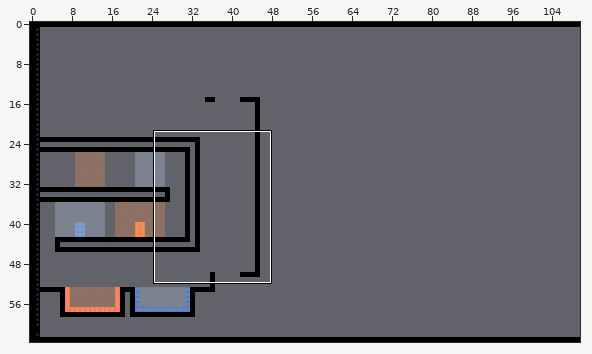
Level history. Tiled map: IndieSpeedRun/IndieSpeedRun/IndieSpeedRunContent/maps/level3_2.tmx. Above, an overview of the earlier version with the close-up marked.
Close-up. The starting point:
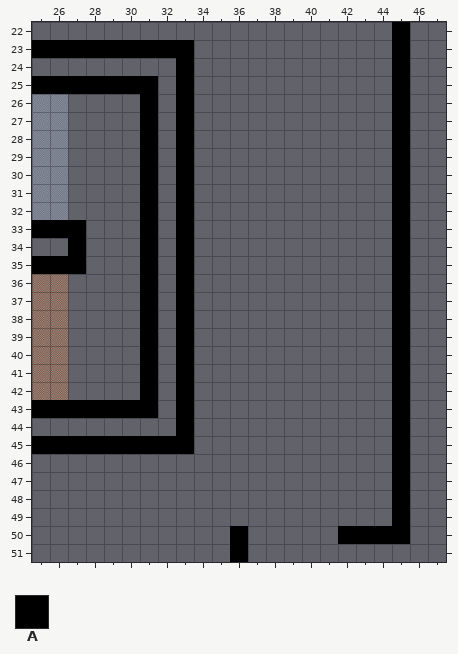
Cells are 32x32 px. Shown: x 25..47, y 22..51.
Key: from "tiles2-01": A 0.
_ is an empty cell.
Layers that did not change in this view are not listed.
Layer "Gameplay" before, first column x 25:
22 ____________________A__
23 AAAAAAAAA___________A__
24 ________A___________A__
25 AAAAAAA_A___________A__
26 ______A_A___________A__
27 ______A_A___________A__
28 ______A_A___________A__
29 ______A_A___________A__
30 ______A_A___________A__
31 ______A_A___________A__
32 ______A_A___________A__
33 AAA___A_A___________A__
34 __A___A_A___________A__
35 AAA___A_A___________A__
36 ______A_A___________A__
37 ______A_A___________A__
38 ______A_A___________A__
39 ______A_A___________A__
40 ______A_A___________A__
41 ______A_A___________A__
42 ______A_A___________A__
43 AAAAAAA_A___________A__
44 ________A___________A__
45 AAAAAAAAA___________A__
46 ____________________A__
47 ____________________A__
48 ____________________A__
49 ____________________A__
50 ___________A_____AAAA__
51 ___________A___________
After the commit:
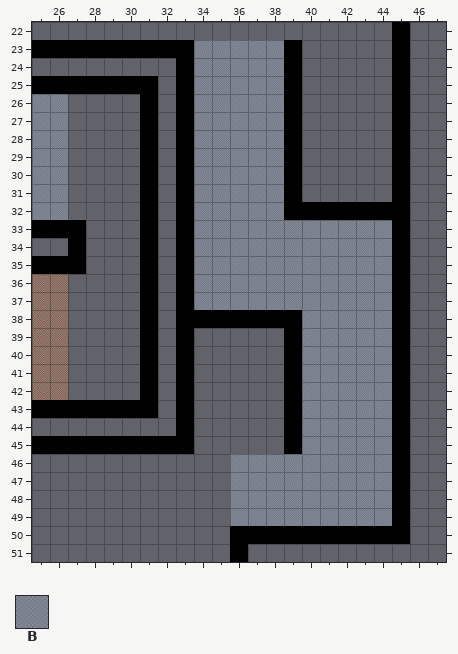
Further tiles: from "temphaze-01": B 0.
See-through tiles are keyed as they look on the map.
What changed:
Changed rows in their new state; . is an unchanged cell.
Layer "Background":
first column x 34:
23 BBBBB......
24 BBBBB......
25 BBBBB......
26 BBBBB......
27 BBBBB......
28 BBBBB......
29 BBBBB......
30 BBBBB......
31 BBBBB......
32 BBBBB......
33 BBBBBBBBBBB
34 BBBBBBBBBBB
35 BBBBBBBBBBB
36 BBBBBBBBBBB
37 BBBBBBBBBBB
38 ......BBBBB
39 ......BBBBB
40 ......BBBBB
41 ......BBBBB
42 ......BBBBB
43 ......BBBBB
44 ......BBBBB
45 ......BBBBB
46 ..BBBBBBBBB
47 ..BBBBBBBBB
48 ..BBBBBBBBB
49 ..BBBBBBBBB
Layer "Gameplay":
first column x 39:
23 A.....
24 A.....
25 A.....
26 A.....
27 A.....
28 A.....
29 A.....
30 A.....
31 A.....
32 AAAAAA
first column x 34:
38 AAAAAA
39 .....A
40 .....A
41 .....A
42 .....A
43 .....A
44 .....A
45 .....A
first column x 37:
50 AAAAA
